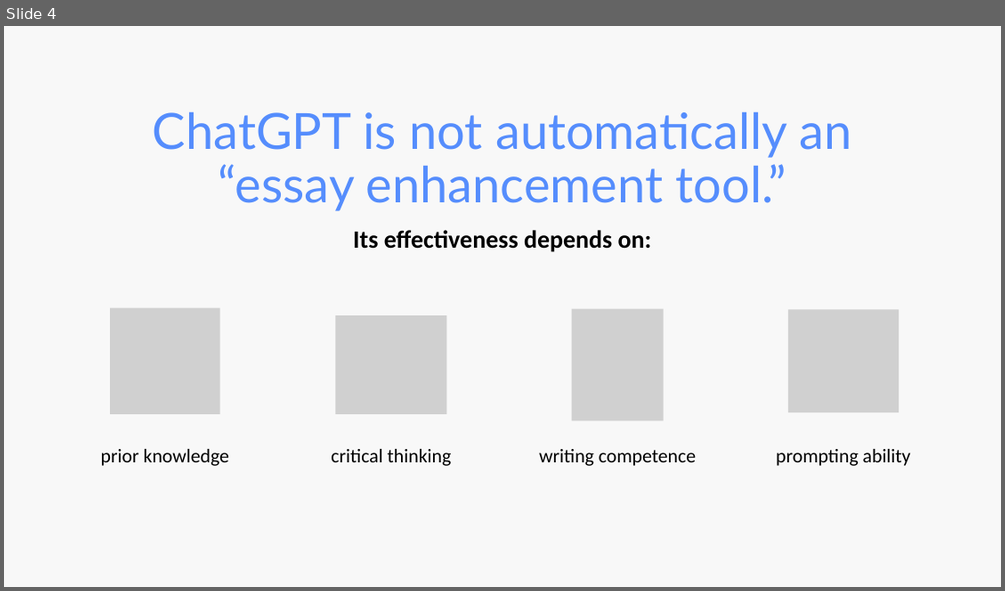
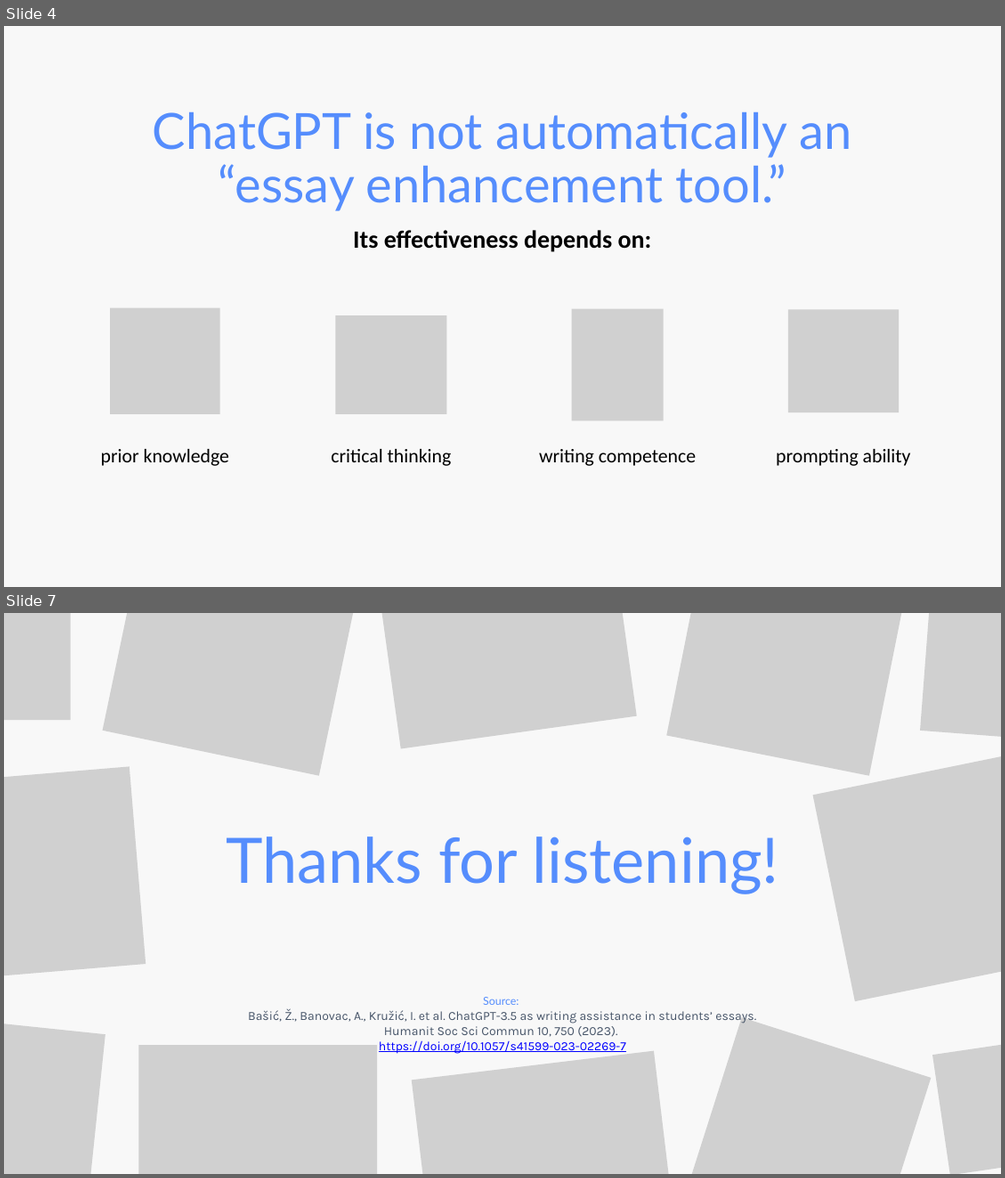
Before and after one commit to tinasophie15/tcpp_project_chatgpt_learning, a slide deck: Lightning Talk Christina.pptx. Shown one above the other, each under a label of ours: slide 4 before the commit, slides 4 and 7 after it; the slides between them are not shown. The pictures are 1005x591 and 1005x1178 pixels, drawn with LibreOffice and Linux fonts; fonts in the diff are those of the drawing; grey boxes stand for pictures. Boxes give left, top, right and bottom in pixels: in the first picture for what was removed or moved away, otherwise in the second. Text is boxed around its words. In the diff, an @@ line names an element or a change of style, - is before the commit and + after.

```diff
--- a/Lightning Talk Christina.pptx
+++ b/Lightning Talk Christina.pptx
@@ slide 7 added at <box>4,613,1001,1174</box>, background #F8F8F8 @@
@@ picture added at <box>4,613,70,720</box> @@
@@ picture added at <box>103,613,360,776</box> @@
@@ picture added at <box>368,613,637,749</box> @@
@@ picture added at <box>667,613,908,776</box> @@
@@ picture added at <box>920,613,1001,747</box> @@
@@ picture added at <box>4,767,146,982</box> @@
@@ picture added at <box>813,749,1001,1001</box> @@
@@ text added at <box>226,836,779,894</box>, 90.5 pt, text #558DFD @@
+Thanks for listening!
@@ picture added at <box>4,1013,105,1174</box> @@
@@ text added at <box>248,997,756,1054</box>, 18 pt, text #475569 @@
+Source:
+Bašić, Ž., Banovac, A., Kružić, I. et al. ChatGPT-3.5 as writing assistance in students’ essays. Humanit Soc Sci Commun 10, 750 (2023).
+https://doi.org/10.1057/s41599-023-02269-7
@@ picture added at <box>678,1017,930,1174</box> @@
@@ picture added at <box>932,1028,1001,1174</box> @@
@@ picture added at <box>138,1045,377,1174</box> @@
@@ picture added at <box>412,1051,679,1174</box> @@
```
Also in this commit, not shown: 5 slides changed, 1 slide removed.
